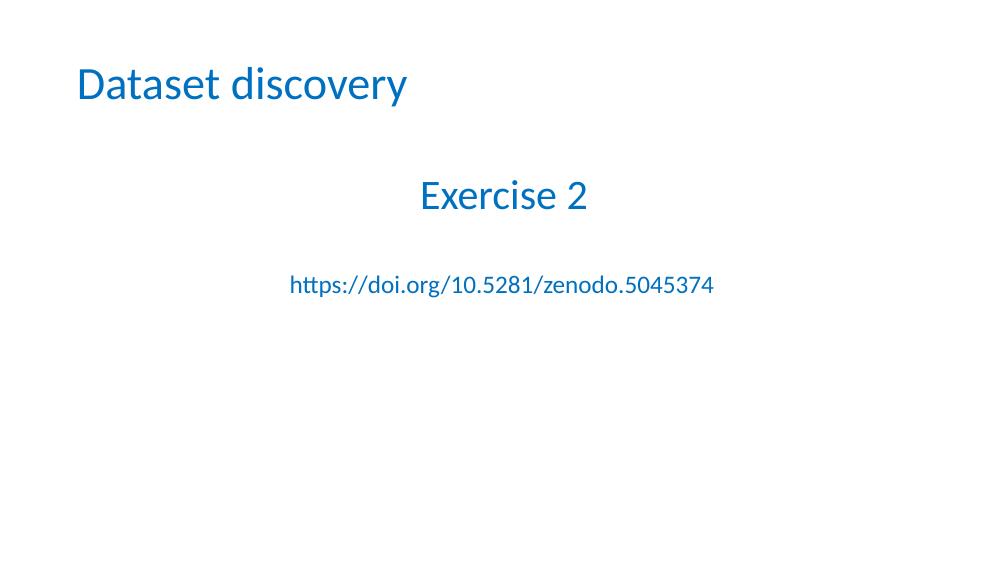
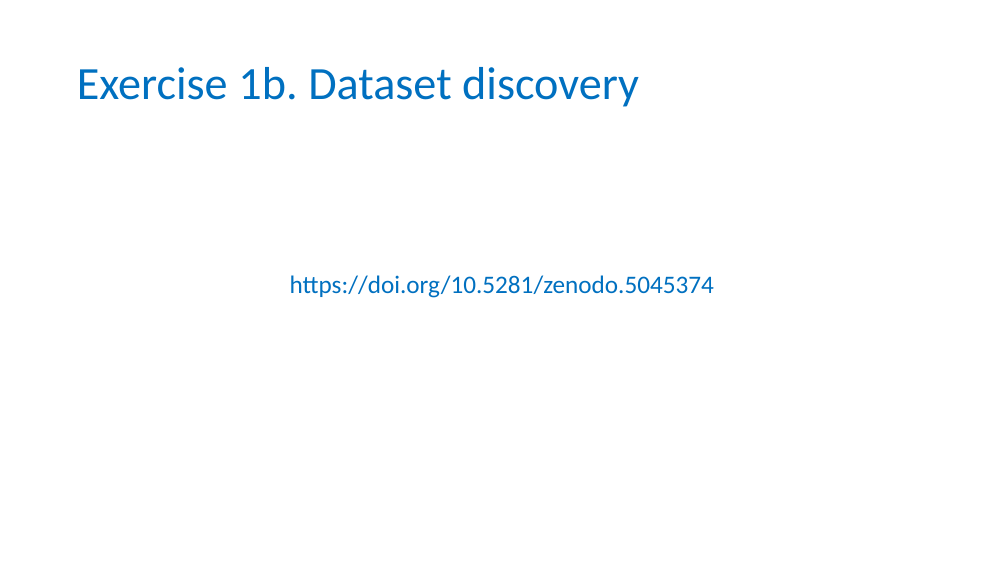
Before and after one commit to tobyhodges/probable-enigma, a slide deck: slide 7 of instructors/04-Public_repositories.pptx. Drawn at 1008x567 pixels with LibreOffice and Linux fonts; fonts in the diff are those of the drawing; background and template pictures are left out. Boxes give left, top, right and bottom in pixels: in the first picture for what was removed or moved away, otherwise in the second. Text is boxed around its words. In the diff, an @@ line names an element or a change of style, - is before the commit and + after.

Commit message:
updated FAIR exercise

```diff
--- a/instructors/04-Public_repositories.pptx
+++ b/instructors/04-Public_repositories.pptx
@@ title at [77, 67, 639, 107]: text changed @@
-Dataset discovery
+Exercise 1b. Dataset discovery
@@ text removed at [420, 180, 588, 210] @@
-Exercise 2
```
Also in this commit, not shown: 5 other slides changed.
